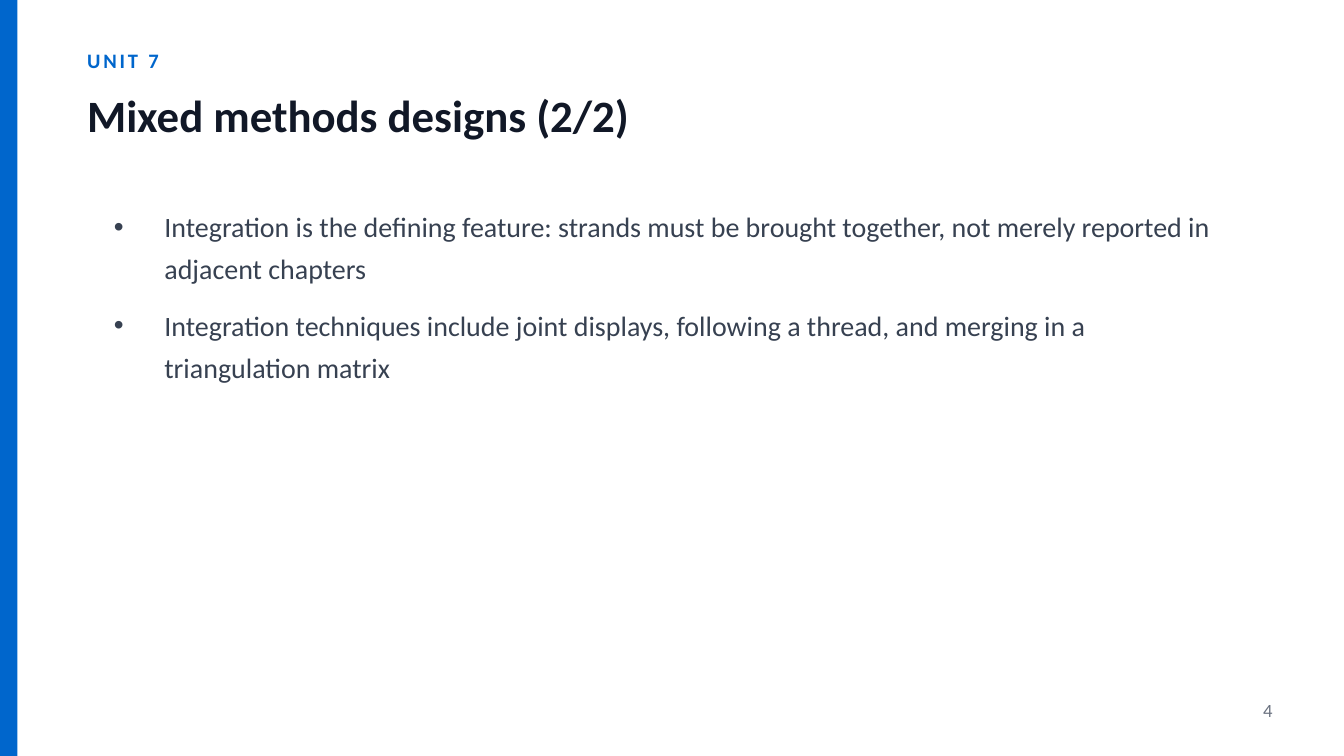
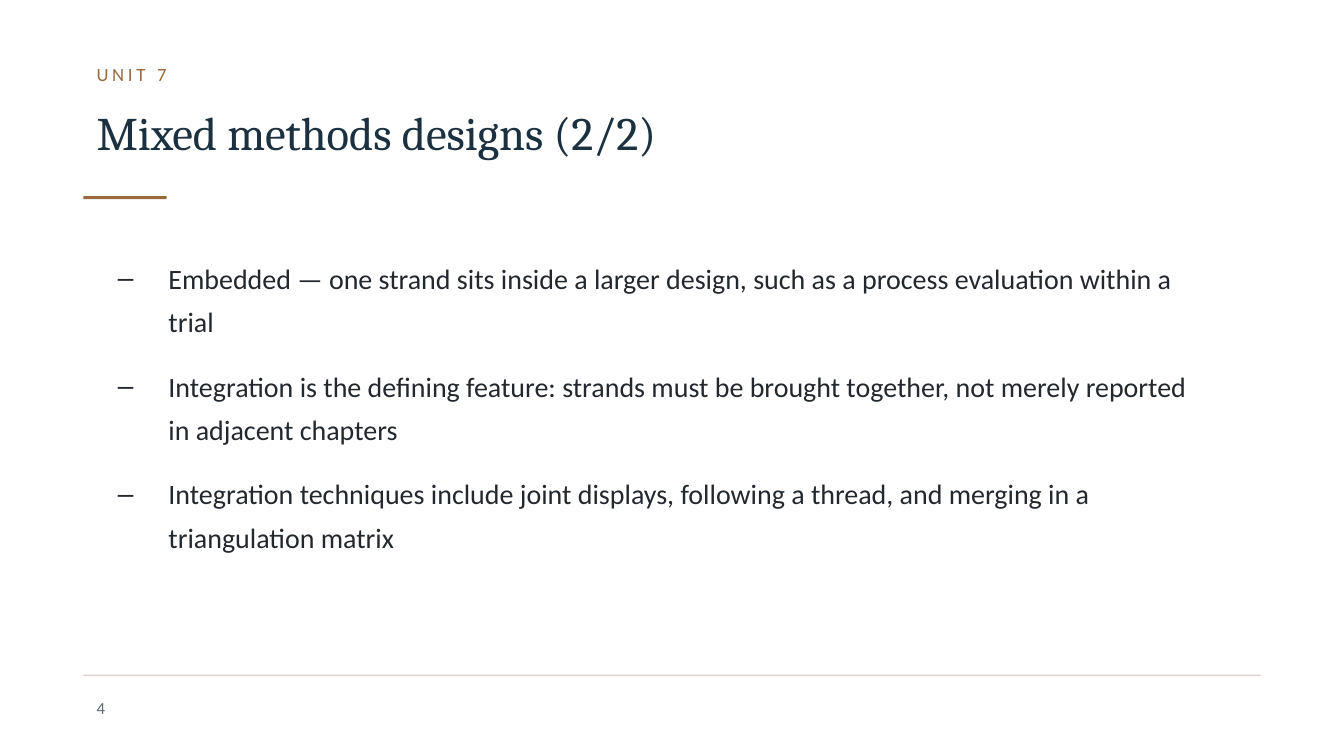
Before and after one commit to JesseAnak7534/ICBB, a slide deck: slide 4 of icbb-website/materials/research-methods/unit-07-slides.pptx. Drawn at 1344x756 pixels with LibreOffice and Linux fonts; fonts in the diff are those of the drawing; background and template pictures are left out. Boxes give left, top, right and bottom in pixels: in the first picture for what was removed or moved away, otherwise in the second. Text is boxed around its words. In the diff, an @@ line names an element or a change of style, - is before the commit and + after.

```diff
--- a/icbb-website/materials/research-methods/unit-07-slides.pptx
+++ b/icbb-website/materials/research-methods/unit-07-slides.pptx
@@ rectangle removed at (0,0,17,756) @@
@@ text "UNIT 7": place and size @@
-text "UNIT 7" at (87,54,158,68)
+text "UNIT 7" at (97,69,166,81)
@@ text "UNIT 7" at (97,69,166,81): size 11 to 10 pt, text colour #0066CC to #9A6A3C, letter spacing 1.5 to 2 pt, bold off @@
@@ text "Mixed methods designs (2/2)": place and size @@
-text "Mixed methods designs (2/2)" at (87,99,628,140)
+text "Mixed methods designs (2/2)" at (97,117,656,160)
@@ text "Mixed methods designs (2/2)" at (97,117,656,160): size 24 to 25 pt, font Calibri to Cambria, text colour #111827 to #1C3140, bold off @@
@@ rectangle added at (83,196,167,199), fill #9A6A3C @@
@@ text "Embedded — one strand sits ...": place and size @@
-text "Embedded — one strand sits ..." at (164,217,1209,383)
+text "Embedded — one strand sits ..." at (168,269,1186,553)
@@ text at (168,269,1171,332): paragraph added @@
+– Embedded — one strand sits inside a larger design, such as a process evaluation within a trial
@@ text at (168,377,1186,553): text colour #374151 to #23282E in "Integration is the defining feature: strands must ...", "Integration techniques include joint displays, following a ..."; bullet • to –; line spacing 1.25 to 1.3; more space between paragraphs @@
@@ rectangle added at (83,675,1261,676), fill #D8D3CB @@
@@ page number: place and size @@
-page number at (1263,705,1272,717)
+page number at (97,703,106,714)
@@ page number at (97,703,106,714): size 10 to 9 pt, text colour #6B7280 to #5F6B76 @@
```
Also in this commit, not shown: 17 other slides changed, 49 other files.
